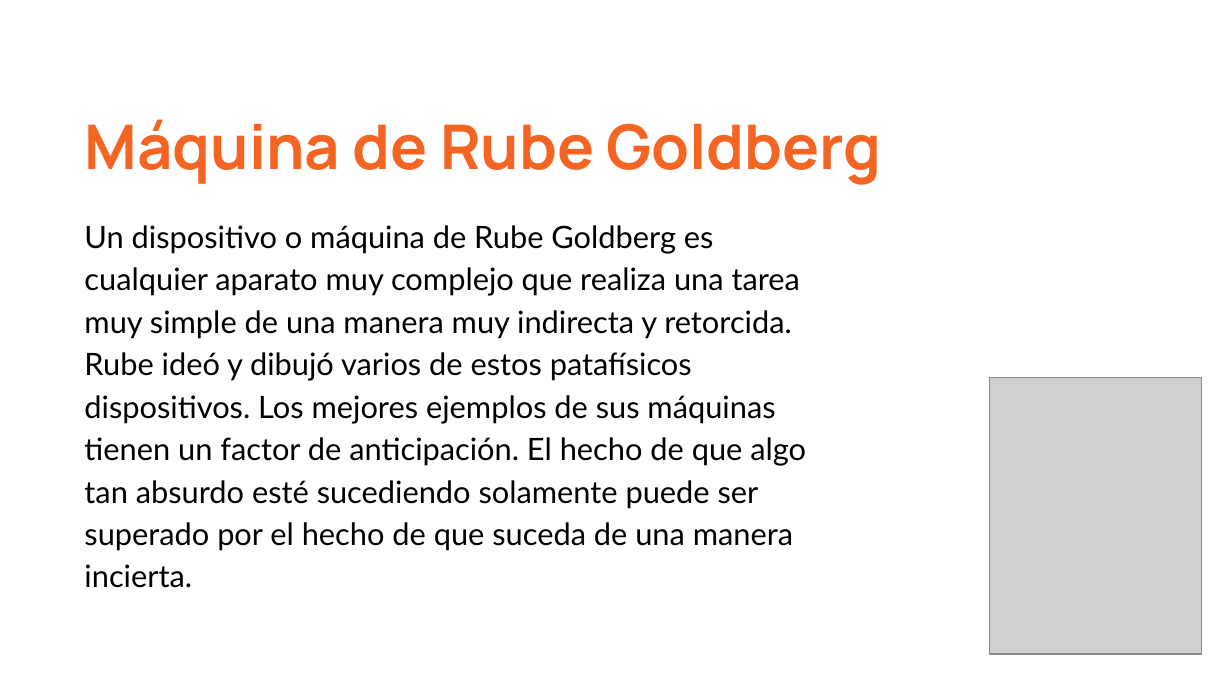
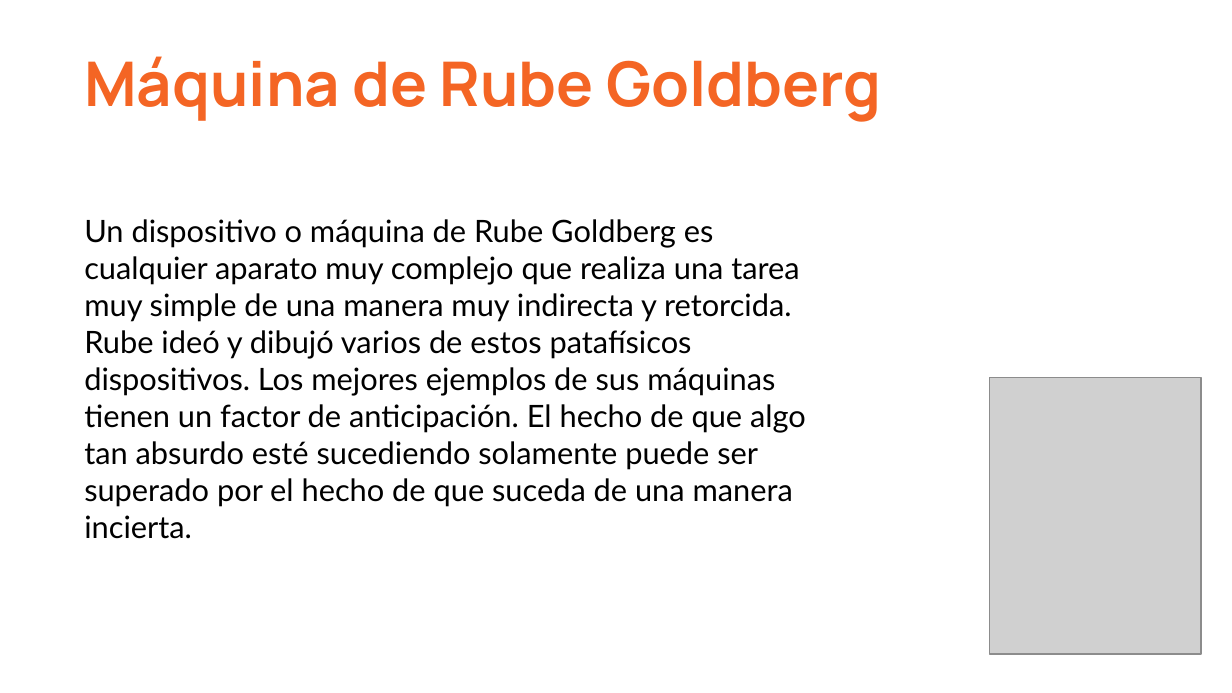
Before and after one commit to camunoz2/cienciasocultas, a slide deck: slide 2 of clases/taller_cientifico/Your big idea.pptx. Drawn at 1232x693 pixels with LibreOffice and Linux fonts; fonts in the diff are those of the drawing; grey boxes stand for pictures. Boxes give left, top, right and bottom in pixels: in the first picture for what was removed or moved away, otherwise in the second. Text is boxed around its words. In the diff, an @@ line names an element or a change of style, - is before the commit and + after.

```diff
--- a/clases/taller_cientifico/Your big idea.pptx
+++ b/clases/taller_cientifico/Your big idea.pptx
@@ text "Máquina de Rube Goldberg" at (x1=84, y1=56, x2=881, y2=122): less space between paragraphs @@
@@ text "Máquina de Rube Goldberg" moved from (x1=84, y1=119, x2=882, y2=185) to (x1=84, y1=56, x2=881, y2=122) @@
@@ text "Un dispositivo o máquina de ..." at (x1=84, y1=219, x2=806, y2=539): less space between paragraphs @@
```
Also in this commit, not shown: 4 other slides changed.
